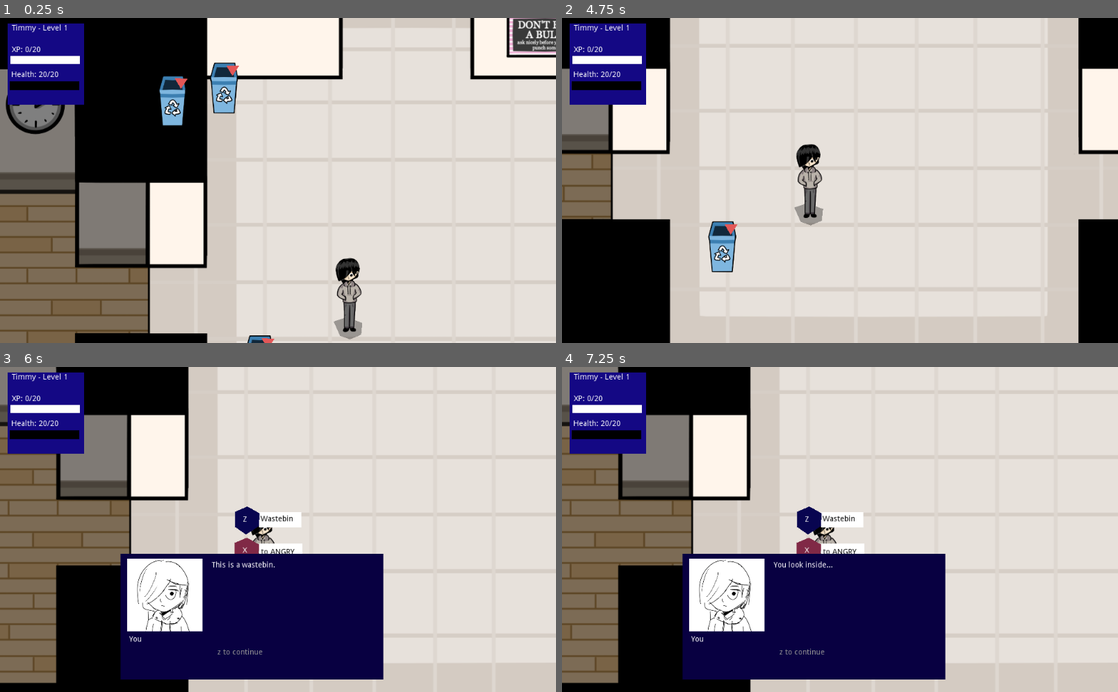
Above: before the commit, frames 1-4 (two rows, left to right).
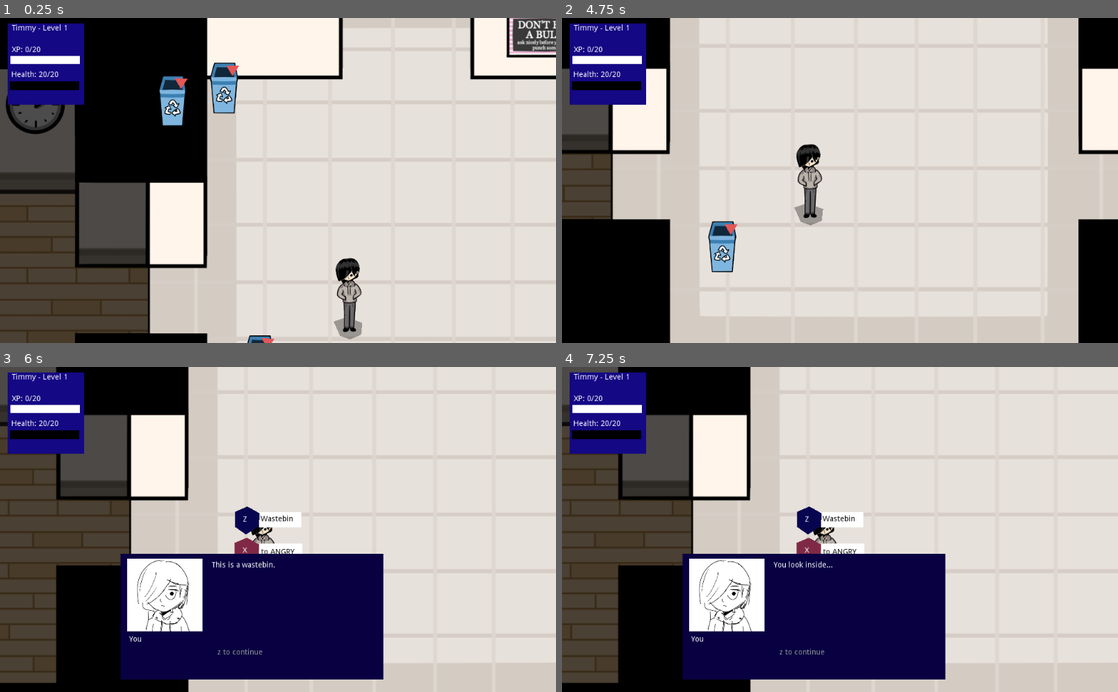
Above: after the commit, the same moments.

Repository: johnfn/ld49
Game: Godot game, scene res://Main.tscn
The game is run twice, just before and just after one commit, with the same random seed, the same clock (stepped at 60 frames per second) and the same inputs.
Inputs (mouse positions are in pixels of both pictures, inside the frame that each line leads up to):
- Up to frame 1 (0.25 s): no input
- Up to frame 2 (4.75 s): move the mouse to (962, 164) at 0.52 s; hold Right (ui_right) 0.53-1.28 s; tap Z (action) at 0.6, 2.1, 3.6 s; move the mouse to (728, 196) at 1.27 s; hold Down (ui_down) 1.28-2.03 s; tap X (angry) at 1.35, 2.85, 4.35 s; move the mouse to (895, 109) at 2.02 s; hold Right (ui_right) 2.03-2.78 s; move the mouse to (812, 245) at 2.77 s; hold Up (ui_up) 2.78-3.53 s; move the mouse to (1006, 229) at 3.52 s; hold Left (ui_left) from 3.53 s (still down); move the mouse to (673, 131) at 4.27 s
- Up to frame 3 (6 s): move the mouse to (305, 529) at 5.02 s; release Left (ui_left) at 5.03 s; hold Down (ui_down) 5.03-5.78 s; tap Z (action) at 5.1 s; move the mouse to (194, 448) at 5.77 s; hold Right (ui_right) from 5.78 s (still down); tap X (angry) at 5.85 s
- Up to frame 4 (7.25 s): tap Enter at 6.5 s; move the mouse to (962, 513) at 6.52 s; release Right (ui_right) at 6.53 s; hold Up (ui_up) from 6.53 s (still down); tap Z (action) at 6.6 s

The runs differ from the first frame. In frame 1, 15% of the frame differs, in the area x 0-27%, y 15-100%; in frame 2, 3.1%; in frame 3, 13%; in frame 4, 13%.

Commit message:
Fade

Diff:
--- a/FirstClassroom.tscn
+++ b/FirstClassroom.tscn
@@ -12,6 +12,7 @@
 script = ExtResource( 2 )
 
 [node name="Graphics" type="Node2D" parent="RoomDimmer"]
+modulate = Color( 1, 1, 1, 0.5 )
 
 [node name="classroom" type="Sprite" parent="RoomDimmer/Graphics"]
 texture = ExtResource( 1 )
--- a/Hallway.tscn
+++ b/Hallway.tscn
@@ -47,6 +47,7 @@
 script = ExtResource( 4 )
 
 [node name="Graphics" type="Node2D" parent="RoomDimmer"]
+modulate = Color( 1, 1, 1, 0.5 )
 
 [node name="HallwayGraphics" type="Sprite" parent="RoomDimmer/Graphics"]
 texture = ExtResource( 1 )
--- a/RoomDimmer.gd
+++ b/RoomDimmer.gd
@@ -1,12 +1,39 @@
 extends Node2D
 
+enum State {
+  Dim,
+  FadeIn,
+  Visible,
+  FadeOut,
+}
+
+var state = State.Dim
+
+
 func _ready():
-  $Graphics.modulate = Color(1, 1, 1, 0.5)
+  $Graphics.modulate = Color(1, 1, 1, 0.3)
+
+func _process(delta):
+  match state:
+    State.Dim:
+      return
+    State.Visible:
+      return
+    State.FadeIn:
+      if $Graphics.modulate.a < 1.0:
+        $Graphics.modulate.a = min(1.0, $Graphics.modulate.a + 0.05)
+      else:
+        state = State.Visible
+    State.FadeOut:
+      if $Graphics.modulate.a > 0.3:
+        $Graphics.modulate.a = max(0.3, $Graphics.modulate.a - 0.05)
+      else:
+        state = State.Dim
 
 func _on_Area2D_body_entered(body):
   if body == G.player():
-    $Graphics.modulate = Color(1, 1, 1, 1)
+    state = State.FadeIn
 
 func _on_Area2D_body_exited(body):
   if body == G.player():
-    $Graphics.modulate = Color(1, 1, 1, 0.3)
+    state = State.FadeOut
--- /dev/null
+++ b/RoomDimmer.tscn
@@ -0,0 +1,6 @@
+[gd_scene load_steps=2 format=2]
+
+[ext_resource path="res://RoomDimmer.gd" type="Script" id=1]
+
+[node name="RoomDimmer" type="Node2D"]
+script = ExtResource( 1 )
